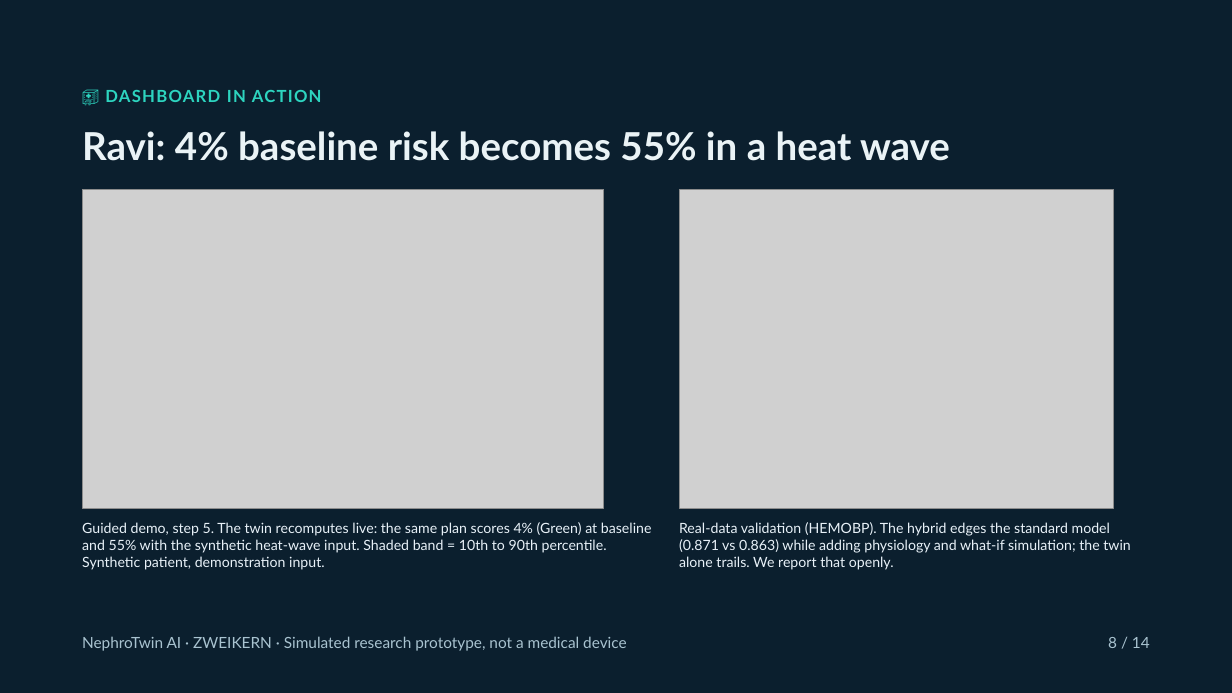
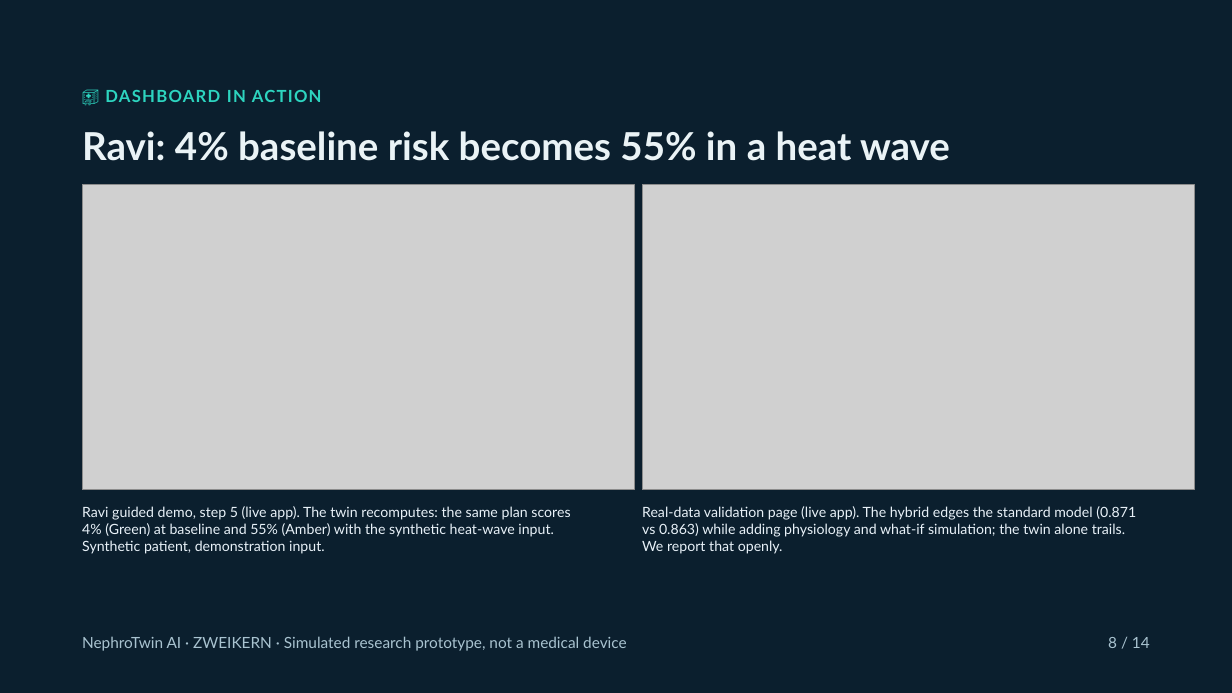
Before and after one commit to Shada0/ZWEIKERN_Vel-Tech-Rangarajan-Dr-Sagunthala-RD-Institute, a slide deck: slide 8 of presentation/NephroTwin_AI_Pitch_Deck.pptx. Drawn at 1232x693 pixels with LibreOffice and Linux fonts; fonts in the diff are those of the drawing; grey boxes stand for pictures. Boxes give left, top, right and bottom in pixels: in the first picture for what was removed or moved away, otherwise in the second. Text is boxed around its words. In the diff, an @@ line names an element or a change of style, - is before the commit and + after.

```diff
--- a/presentation/NephroTwin_AI_Pitch_Deck.pptx
+++ b/presentation/NephroTwin_AI_Pitch_Deck.pptx
@@ picture: place and size @@
-picture at box(82, 189, 604, 508)
+picture at box(82, 185, 635, 490)
@@ picture: place and size @@
-picture at box(679, 189, 1114, 508)
+picture at box(642, 185, 1195, 490)
@@ text at box(82, 506, 570, 554): text changed @@
-Guided demo, step 5. The twin recomputes live: the same plan scores 4% (Green) at baseline and 55% with the synthetic heat-wave input. Shaded band = 10th to 90th percentile. Synthetic patient, demonstration input.
+Ravi guided demo, step 5 (live app). The twin recomputes: the same plan scores 4% (Green) at baseline and 55% (Amber) with the synthetic heat-wave input. Synthetic patient, demonstration input.
@@ text at box(642, 506, 1136, 554): text changed @@
-Real-data validation (HEMOBP). The hybrid edges the standard model (0.871 vs 0.863) while adding physiology and what-if simulation; the twin alone trails. We report that openly.
+Real-data validation page (live app). The hybrid edges the standard model (0.871 vs 0.863) while adding physiology and what-if simulation; the twin alone trails. We report that openly.
```
Also in this commit, not shown: 14 other files.
